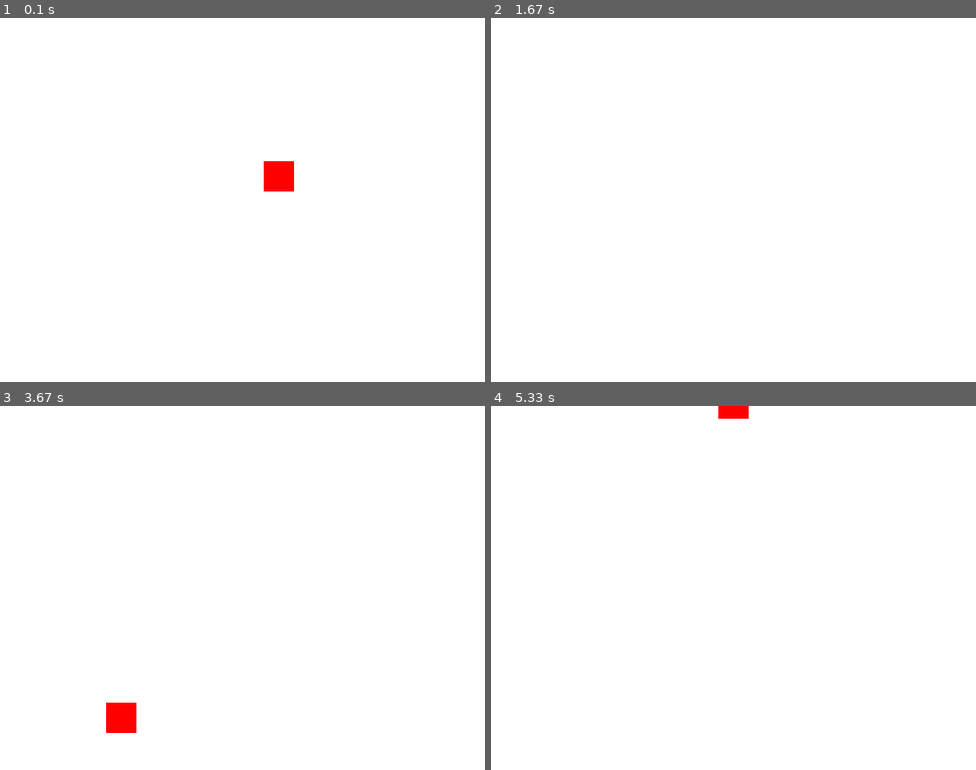
Above: before the commit, frames 1-4 (two rows, left to right).
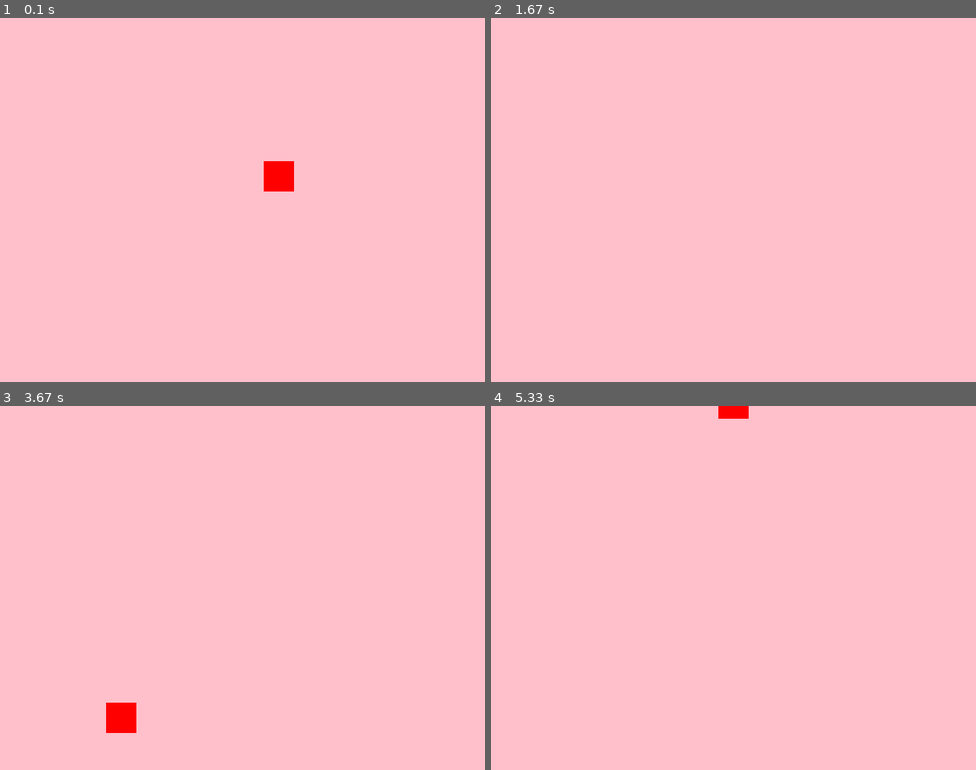
Above: after the commit, the same moments.

Repository: CodeNinjasRFR/PygameDevelopment
Game: pygame game, started from Day2/physics.py
Two runs of this game, one before a commit and one after it. Both use one fixed random seed, a clock stepped at 60 frames per second and the inputs below.
Inputs:
- Up to frame 1 (0.1 s): no input
- Up to frame 2 (1.67 s): tap Space at 0.33, 0.73, 1.03, 1.57 s
- Up to frame 3 (3.67 s): tap Space at 1.87, 2.63 s
- Up to frame 4 (5.33 s): tap Space at 3.8, 4.1, 4.47, 4.87, 5.17 s

The runs differ from the first frame. In frame 1, 99% of the frame differs, in the area x 0-100%, y 0-100%; in frame 2, 100%; in frame 3, 99%; in frame 4, 100%.

Commit message:
Spiced up physics with new color

Diff:
--- a/Day2/physics.py
+++ b/Day2/physics.py
@@ -4,7 +4,8 @@
 pygame.init()
 
 # Colours RGB Values
-BACKGROUND = (255, 255, 255)
+
+BACKGROUND = (255, 192, 203) #pink
 PLAYER = (255, 0, 0)
 # Game Setup
 FPS = 60
@@ -41,7 +42,7 @@
       # This section will be built out later
       velocityY+=ACCELERATION
       characterY+=velocityY
-
+      1
       characterX+=velocityX
       characterX= characterX%WINDOW_WIDTH
 
